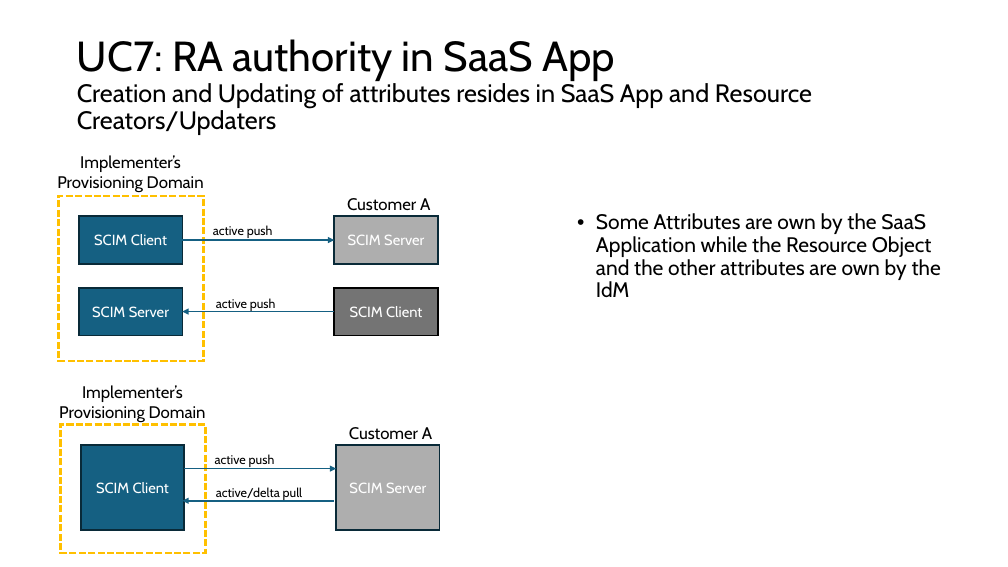
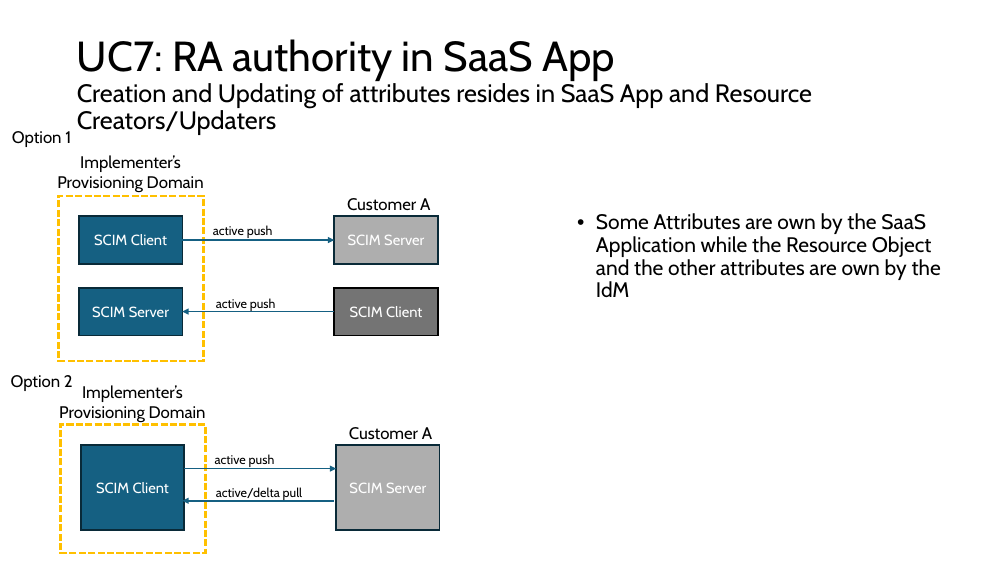
Before and after one commit to pamelatech/scim-use-case-revamp, a slide deck: slide 32 of Use Cases 29 Mar 2024.pptx (slide 35 before the commit). Drawn at 1008x567 pixels with LibreOffice and Linux fonts; fonts in the diff are those of the drawing. Boxes give left, top, right and bottom in pixels: in the first picture for what was removed or moved away, otherwise in the second. Text is boxed around its words. In the diff, an @@ line names an element or a change of style, - is before the commit and + after.

```diff
--- a/Use Cases 29 Mar 2024.pptx
+++ b/Use Cases 29 Mar 2024.pptx
@@ text added at (12, 131, 71, 147), 16 pt, text #000000 @@
+Option 1
@@ text added at (11, 375, 73, 391), 16 pt, text #000000 @@
+Option 2
```
Also in this commit, not shown: 13 other slides changed, 1 other file.
